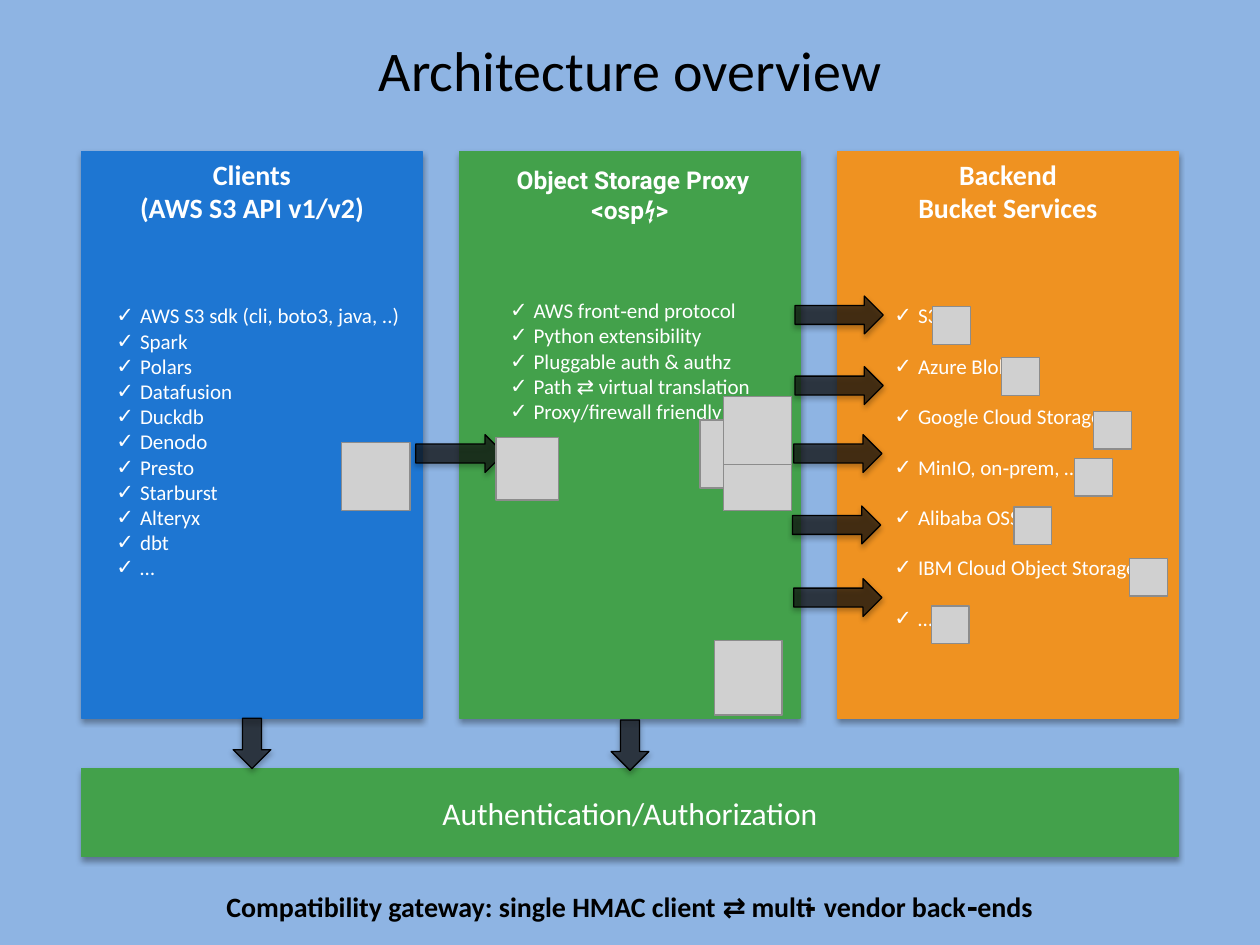
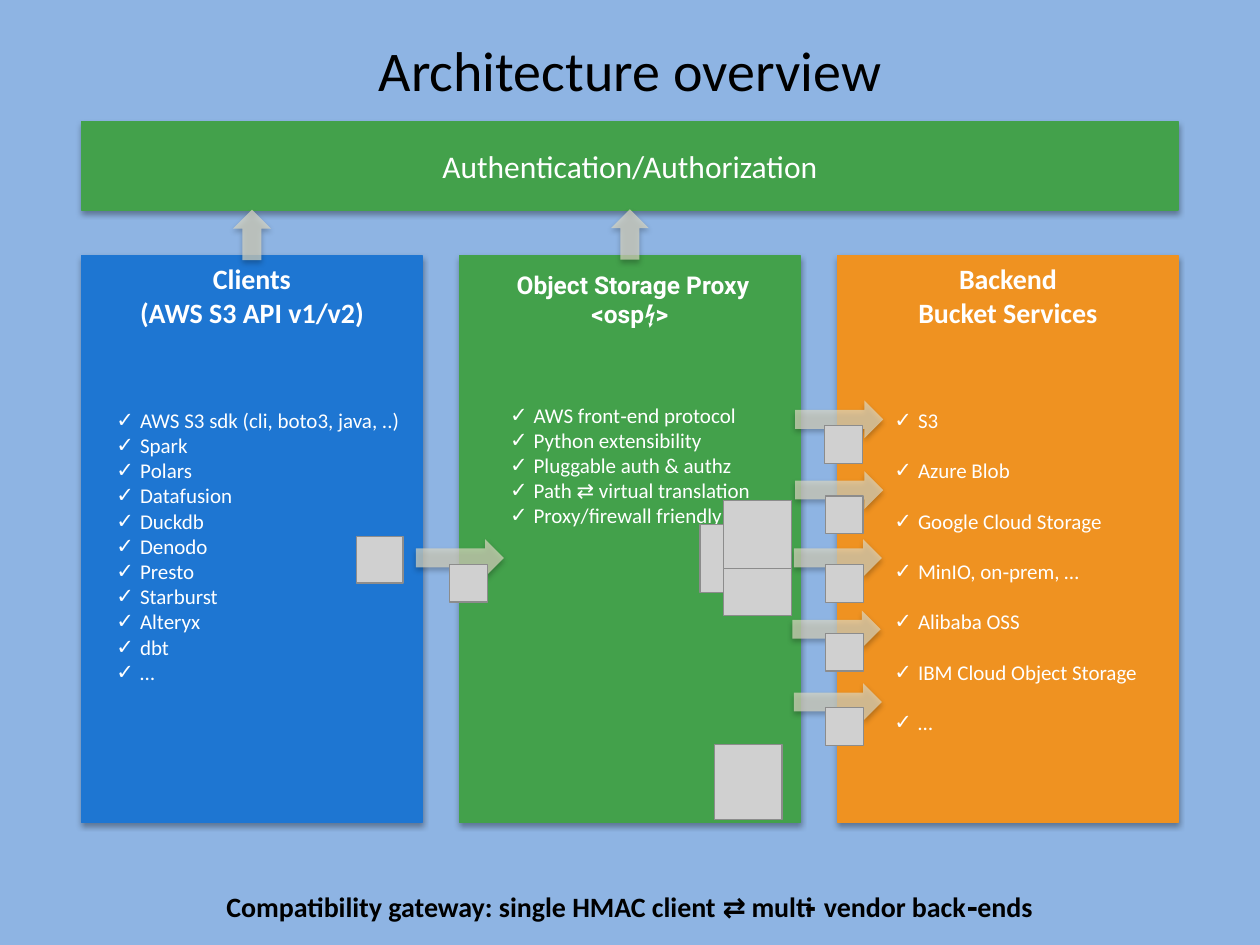
Before and after one commit to flexworks-eu/s4, a slide deck: slide 2 of presentation/architecture_overview.pptx. Drawn at 1260x945 pixels with LibreOffice and Linux fonts; fonts in the diff are those of the drawing; grey boxes stand for pictures. Boxes give left, top, right and bottom in pixels: in the first picture for what was removed or moved away, otherwise in the second. Text is boxed around its words. In the diff, an @@ line names an element or a change of style, - is before the commit and + after.

```diff
--- a/presentation/architecture_overview.pptx
+++ b/presentation/architecture_overview.pptx
@@ rectangle "Authentication/Authorization": place and size @@
-rectangle "Authentication/Authorization" at (82,769,1178,857)
+rectangle "Authentication/Authorization" at (82,122,1178,210)
@@ right arrow at (233,209,271,260): fill #0F0F0F at 69% opacity to #DDD9C3 at 69% opacity; outline #000000 0.75 pt to none; rotation 90 to 270 degrees @@
@@ right arrow at (611,209,649,260): fill #0F0F0F at 69% opacity to #DDD9C3 at 69% opacity; outline #000000 0.75 pt to none; rotation 90 to 270 degrees @@
@@ 6 texts, 6 right arrows, 4 pictures, 3 rectangles: place and size @@
-6 texts, 6 right arrows, 4 pictures, 3 rectangles at (82,151,1178,718)
+6 texts, 6 right arrows, 4 pictures, 3 rectangles at (82,256,1178,823)
@@ fill #0F0F0F at 69% opacity to #DDD9C3 at 69% opacity; outline #000000 0.75 pt to none in 6 elements at (793,610,881,648), (416,539,504,577), (794,539,882,577), (795,471,883,509), (794,683,882,721), (795,401,883,438) @@
@@ picture: place and size @@
-picture at (932,307,970,345)
+picture at (824,426,862,464)
@@ picture: place and size @@
-picture at (1002,358,1040,396)
+picture at (825,496,863,534)
@@ picture: place and size @@
-picture at (341,442,410,510)
+picture at (357,537,403,583)
@@ picture: place and size @@
-picture at (496,437,558,499)
+picture at (450,564,488,602)
@@ picture: place and size @@
-picture at (1094,411,1131,449)
+picture at (825,564,863,602)
@@ picture removed at (1130,558,1168,596) @@
@@ picture removed at (931,606,969,644) @@
@@ picture: place and size @@
-picture at (1075,459,1113,496)
+picture at (825,634,863,672)
@@ picture: place and size @@
-picture at (1014,507,1052,544)
+picture at (825,707,863,745)
```
Also in this commit, not shown: 6 other files.
